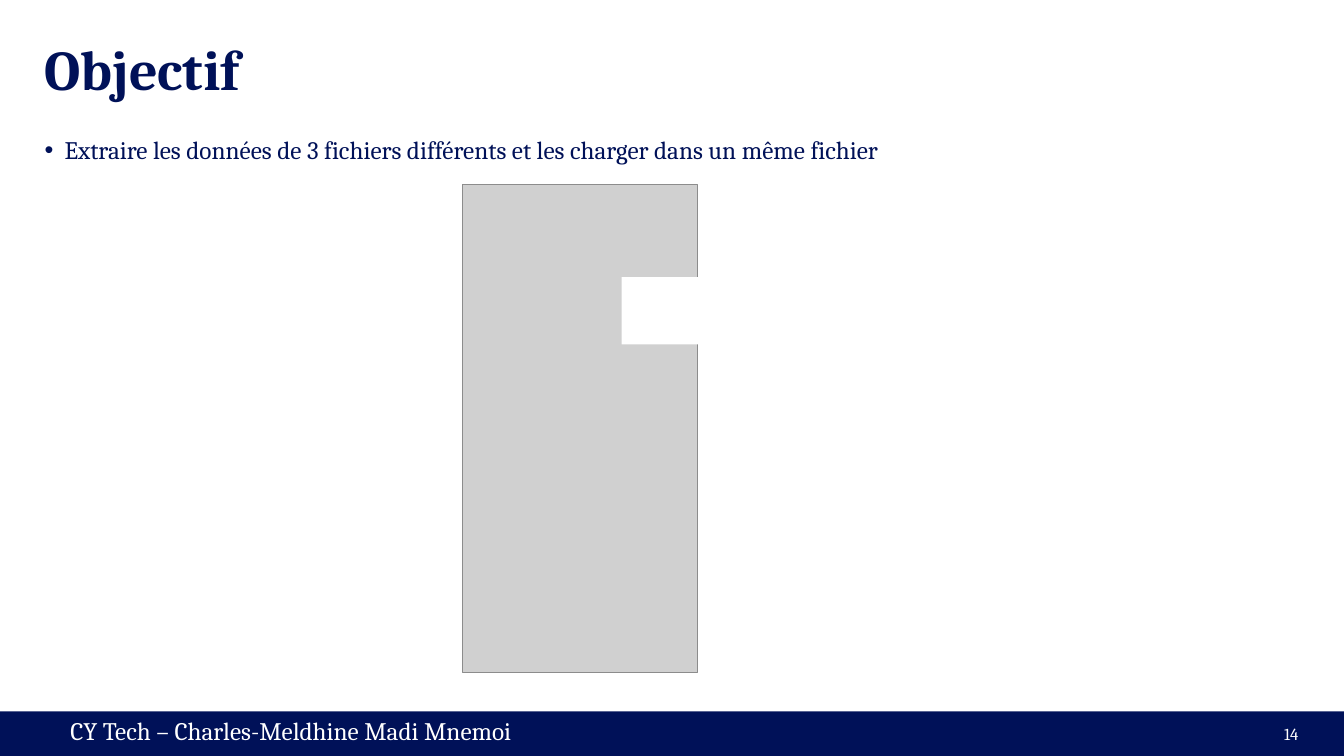
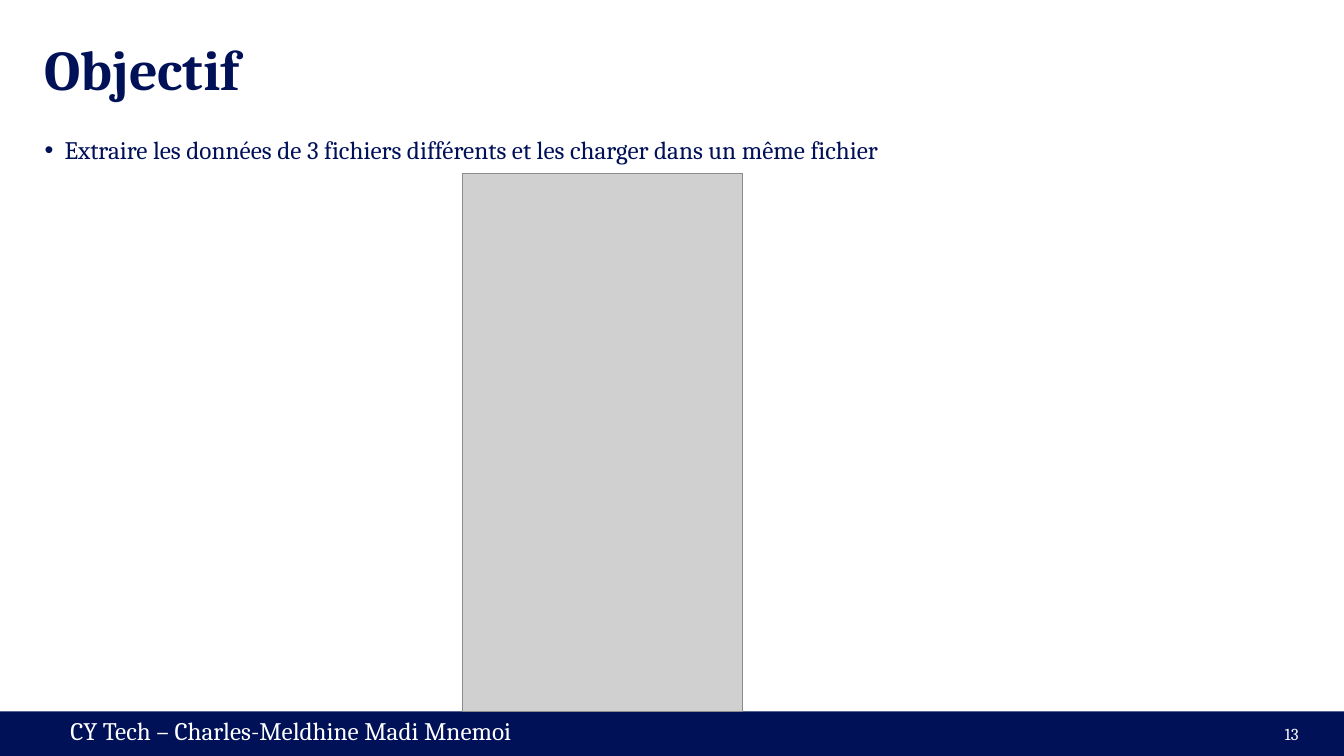
Before and after one commit to cmnemoi/cytech_sparks, a slide deck: slide 13 of presentation.pptx (slide 14 before the commit). Drawn at 1344x756 pixels with LibreOffice and Linux fonts; fonts in the diff are those of the drawing; grey boxes stand for pictures. Boxes give left, top, right and bottom in pixels: in the first picture for what was removed or moved away, otherwise in the second. Text is boxed around its words. In the diff, an @@ line names an element or a change of style, - is before the commit and + after.

```diff
--- a/presentation.pptx
+++ b/presentation.pptx
@@ picture: place and size @@
-picture at <box>462,184,698,672</box>
+picture at <box>462,173,743,711</box>
@@ rectangle removed at <box>622,277,722,345</box> @@
@@ page number at <box>1285,728,1299,740</box>: text changed @@
-14
+13
```
Also in this commit, not shown: 5 other slides changed, 1 slide removed.
